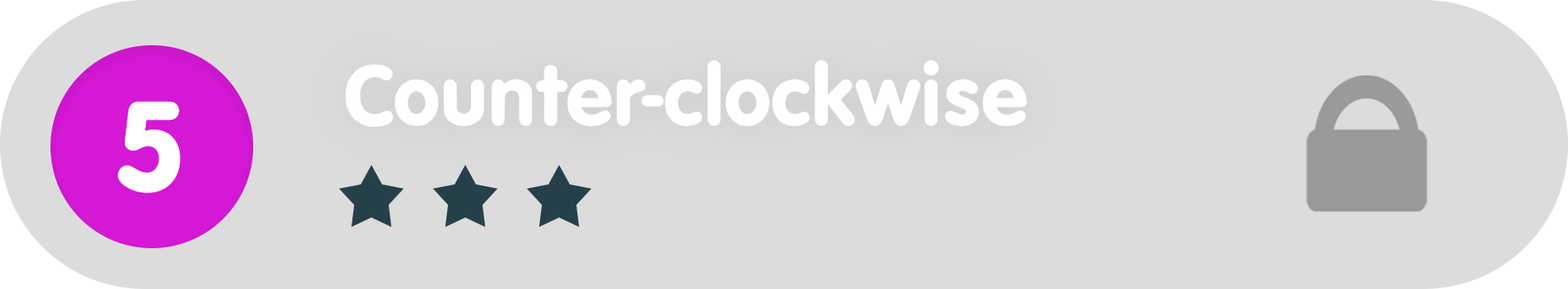
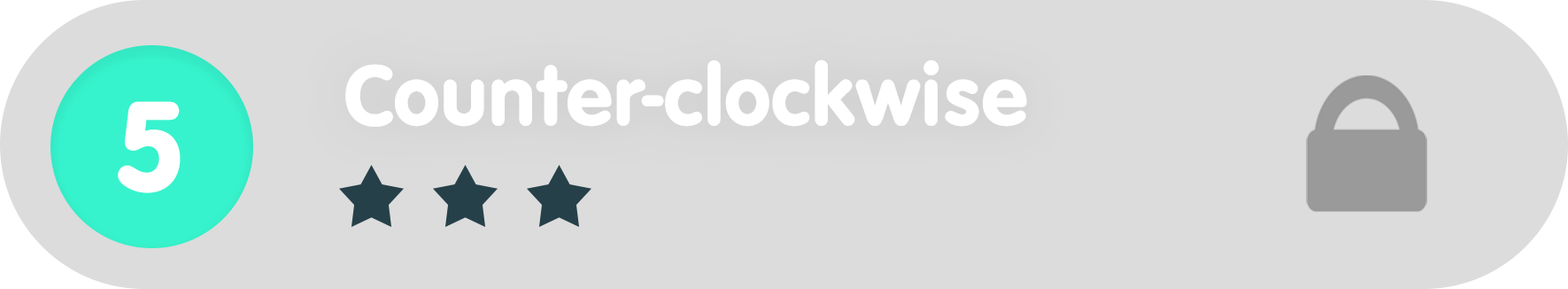
Revision of a layered 1568 x 289 image; what changed, layer by layer:
painted on "Ellipse_green" over [50, 45, 254, 248]
